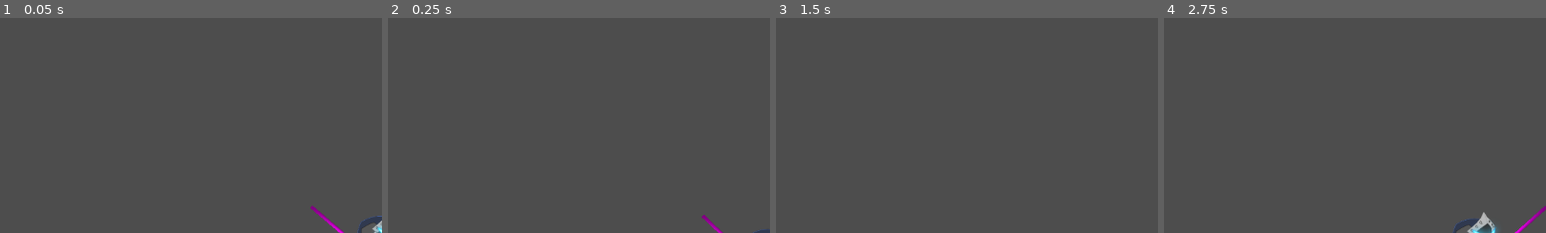
Above: before the commit, frames 1-4 (left to right).
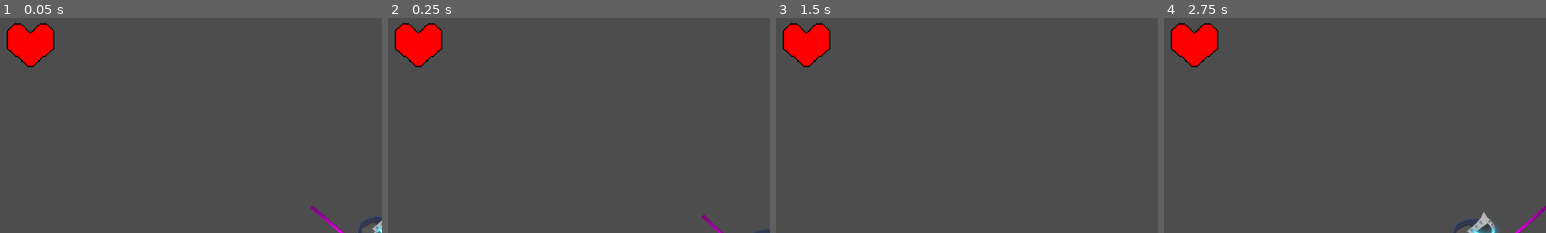
Above: after the commit, the same moments.

Repository: ComradeJustin/game
Game: Godot game, scene res://Assets/debug_objects/test_scenes/node_2d.tscn
The game is run twice, just before and just after one commit, with the same random seed, the same clock (stepped at 60 frames per second) and the same inputs.
Inputs (mouse positions are % of the whole screen's width and height, from its top left):
- Up to frame 1 (0.05 s): no input
- Up to frame 2 (0.25 s): no input
- Up to frame 3 (1.5 s): tap Enter (ui_accept) at 0.5 s; move the mouse to (72, 45) at 0.52 s; hold D (move_right) from 0.53 s (still down); tap Shift (Dash) at 0.6 s; tap Space (jump) at 0.77 s; move the mouse to (30, 55) at 1.27 s; tap E (use_weapon) at 1.35 s
- Up to frame 4 (2.75 s): tap Space (jump) at 1.52 s; move the mouse to (60, 28) at 2.02 s; release D (move_right) at 2.03 s; hold A (move_left) from 2.03 s (still down); tap Shift (Dash) at 2.1 s
The pictures show only the part of the screen within x 0-50%, y 0-50%; the shares and areas given below are measured in that part.

The runs differ from the first frame. In frame 1, 1.9% of the frame differs, in the area x 1-15%, y 2-24%; in frame 2, 1.9%; in frame 3, 1.9%; in frame 4, 1.9%.

Commit message:
Started work on health
HP

Co-Authored-By: Comradejustin <65973274+ComradeJustin@users.noreply.github.com>

Diff:
--- a/Assets/debug_objects/test_scenes/node_2d.tscn
+++ b/Assets/debug_objects/test_scenes/node_2d.tscn
@@ -2,7 +2,7 @@
 
 [ext_resource type="PackedScene" uid="uid://cnm01ac5ujabo" path="res://Assets/World/Characters/player.tscn" id="1_rikso"]
 [ext_resource type="Script" uid="uid://dxunc0w0oq4dj" path="res://Assets/Systems/Game_Systems/global_script.gd" id="1_rmrl6"]
-[ext_resource type="PackedScene" uid="uid://c16opqa5yprwr" path="res://Assets/debug_objects/test_scenes/pause screen.tscn" id="3_gs7pm"]
+[ext_resource type="PackedScene" uid="uid://b8p2xnc6lbpow" path="res://scenes/Non_Game_Scenes/Ui.tscn" id="3_gs7pm"]
 
 [sub_resource type="RectangleShape2D" id="RectangleShape2D_pumv3"]
 
@@ -40,7 +40,4 @@
 scale = Vector2(20, 20)
 texture = SubResource("PlaceholderTexture2D_rmrl6")
 
-[node name="Ui" type="CanvasLayer" parent="."]
-
-[node name="Pause" parent="Ui" instance=ExtResource("3_gs7pm")]
-visible = false
+[node name="Ui" parent="." instance=ExtResource("3_gs7pm")]
--- a/Assets/debug_objects/test_scenes/pause screen.tscn
+++ b/Assets/debug_objects/test_scenes/pause screen.tscn
@@ -1,6 +1,4 @@
-[gd_scene load_steps=2 format=3 uid="uid://c16opqa5yprwr"]
-
-[sub_resource type="ShaderMaterial" id="ShaderMaterial_8r4o7"]
+[gd_scene format=3 uid="uid://c16opqa5yprwr"]
 
 [node name="Control" type="Control"]
 z_index = 1
@@ -12,7 +10,6 @@
 grow_vertical = 2
 
 [node name="ColorRect" type="ColorRect" parent="."]
-material = SubResource("ShaderMaterial_8r4o7")
 layout_mode = 0
 offset_left = -12.0
 offset_top = -6.0
--- a/project.godot
+++ b/project.godot
@@ -70,3 +70,5 @@
 
 renderer/rendering_method="gl_compatibility"
 renderer/rendering_method.mobile="gl_compatibility"
+textures/decals/filter=4
+textures/light_projectors/filter=4
--- /dev/null
+++ b/scenes/Non_Game_Scenes/Ui.tscn
@@ -0,0 +1,42 @@
+[gd_scene load_steps=5 format=3 uid="uid://b8p2xnc6lbpow"]
+
+[ext_resource type="PackedScene" uid="uid://c16opqa5yprwr" path="res://Assets/debug_objects/test_scenes/pause screen.tscn" id="1_p07f7"]
+[ext_resource type="Texture2D" uid="uid://2smqvj8mgsgm" path="res://Assets/Sprites/Static_Sprites/Icons/Heart.png" id="2_ljx8l"]
+
+[sub_resource type="ImageTexture" id="ImageTexture_8j2gr"]
+
+[sub_resource type="SpriteFrames" id="SpriteFrames_6jl1f"]
+animations = [{
+"frames": [{
+"duration": 1.0,
+"texture": ExtResource("2_ljx8l")
+}],
+"loop": true,
+"name": &"default",
+"speed": 5.0
+}]
+
+[node name="Ui" type="CanvasLayer"]
+
+[node name="Pause" parent="." instance=ExtResource("1_p07f7")]
+visible = false
+
+[node name="Control" type="Control" parent="."]
+layout_mode = 3
+anchors_preset = 0
+offset_right = 40.0
+offset_bottom = 40.0
+
+[node name="TextureRect" type="TextureRect" parent="Control"]
+layout_mode = 0
+offset_right = 40.0
+offset_bottom = 40.0
+scale = Vector2(0.566283, 0.65613)
+texture = SubResource("ImageTexture_8j2gr")
+stretch_mode = 1
+
+[node name="AnimatedSprite2D" type="AnimatedSprite2D" parent="Control/TextureRect"]
+texture_filter = 5
+position = Vector2(81.2314, 62.4876)
+scale = Vector2(4, 3.116)
+sprite_frames = SubResource("SpriteFrames_6jl1f")
Binary file added: Assets/Sprites/Static_Sprites/Icons/Heart.png
Not shown, added: Assets/Sprites/Static_Sprites/Icons/Heart.png.import
